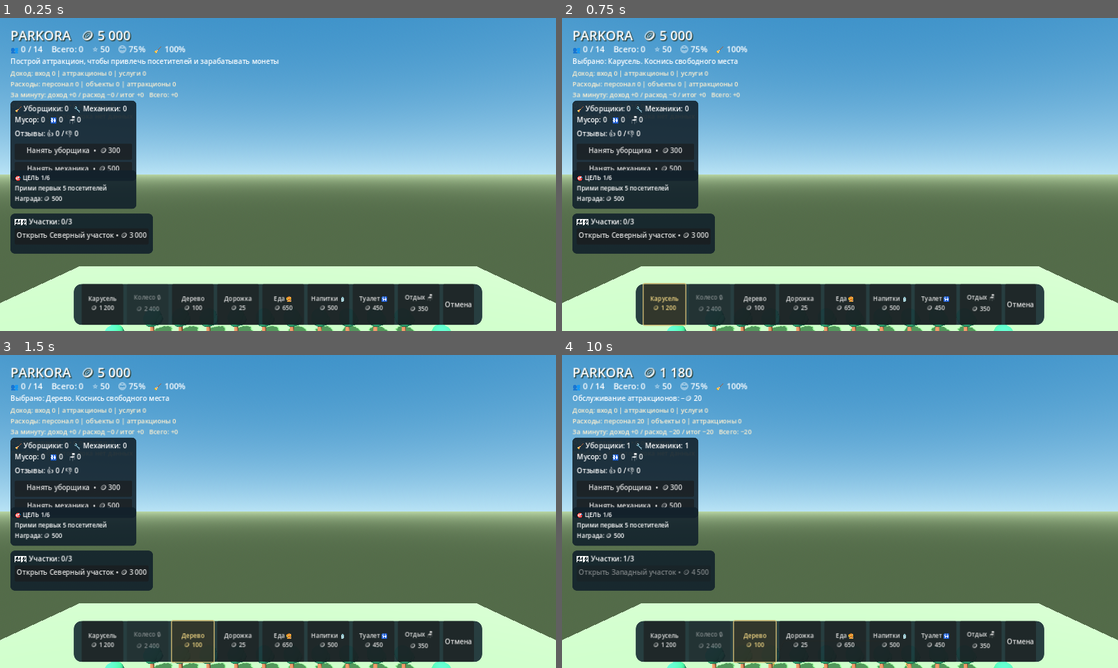
Above: before the commit, frames 1-4 (two rows, left to right).
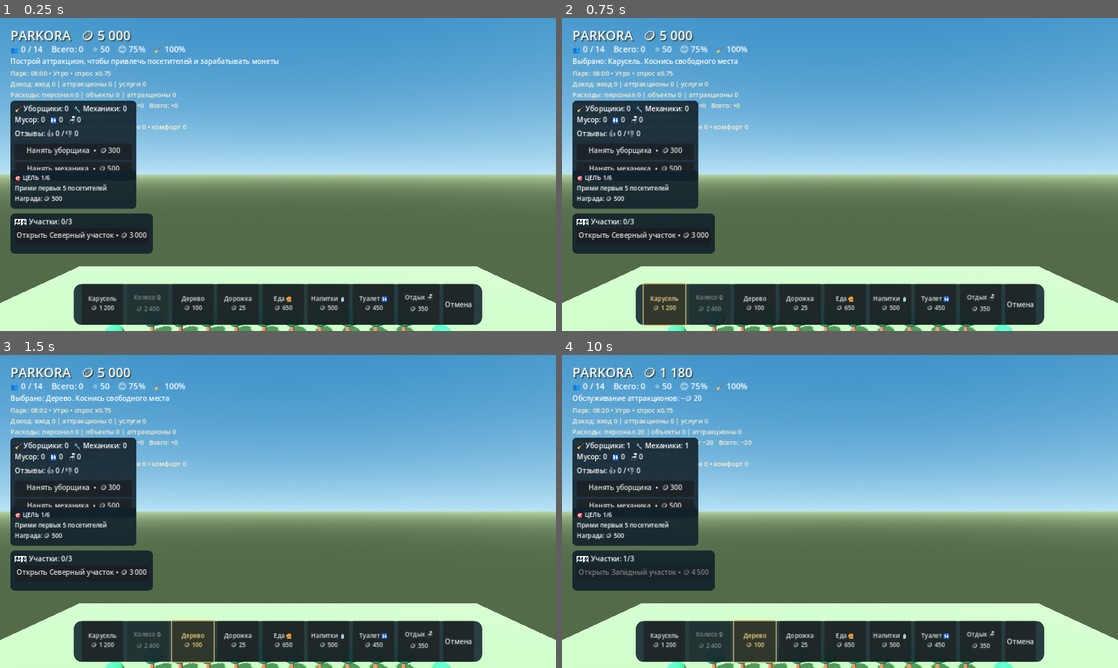
Above: after the commit, the same moments.

Repository: uchihabaha05-del/PARKORA
Game: Godot game, scene res://scenes/main.tscn
Same seed, same stepped clock (60 frames per second), same inputs: the game is played once before the commit and once after it.
Inputs:
- Up to frame 1 (0.25 s): no input
- Up to frame 2 (0.75 s): click "Карусель 🪙 1 200" at 0.5 s
- Up to frame 3 (1.5 s): click "Дерево 🪙 100" at 1.25 s
- Up to frame 4 (10 s): click "Дорожка 🪙 25" at 2 s; click "Еда 🍔 🪙 650" at 2.75 s; click "Напитки 🥤 🪙 500" at 3.5 s; click "Туалет 🚻 🪙 450" at 4.25 s; click "Отдых 🪑 🪙 350" at 5 s; click "Отмена" at 5.75 s; click "Нанять уборщика • 🪙 300" at 6.5 s; click "Нанять механика • 🪙 500" at 7.25 s; click "Открыть Северный участок • 🪙 …" at 8 s; click "Карусель 🪙 1 200" at 8.75 s; click "Дерево 🪙 100" at 9.5 s

The runs differ from the first frame. In frame 1, 0.9% of the frame differs, in the area x 1-34%, y 16-36%; in frame 2, 0.9%; in frame 3, 0.9%; in frame 4, 1.0%, in the area x 1-35%, y 16-36%.

Commit message:
Add visitor segments and time-based park demand

Diff:
--- a/scripts/main.gd
+++ b/scripts/main.gd
@@ -69,6 +69,8 @@
 var negative_reviews := 0
 var guest_satisfaction := 75.0
 var service_sequence := 0
+var park_clock_minutes := 480.0
+var park_clock_refresh := 0.0
 
 var grass_material: StandardMaterial3D
 var path_material: StandardMaterial3D
@@ -100,6 +102,7 @@
 
 
 func _process(delta: float) -> void:
+	_update_park_clock(delta)
 	_update_visitors(delta)
 	_animate_rides(delta)
 	_update_economy(delta)
@@ -1011,6 +1014,7 @@
 	reporting_timer = float(config.get_value("economy", "reporting_timer", 60.0))
 	objective_index = clampi(int(config.get_value("economy", "objective_index", 0)), 0, 6)
 	last_saved_unix = int(config.get_value("park", "last_saved_unix", 0))
+	park_clock_minutes = float(config.get_value("park", "park_clock_minutes", 480.0))
 	land_expansions = clampi(int(config.get_value("park", "land_expansions", 0)), 0, 3)
 	for zone_index in range(land_expansions):
 		_create_land_zone(zone_index)
@@ -1155,6 +1159,7 @@
 	var config := ConfigFile.new()
 	last_saved_unix = int(Time.get_unix_time_from_system())
 	config.set_value("park", "last_saved_unix", last_saved_unix)
+	config.set_value("park", "park_clock_minutes", park_clock_minutes)
 	config.set_value("park", "coins", coins)
 	config.set_value("park", "total_visitors", total_visitors)
 	config.set_value("park", "total_income", total_income)
@@ -1261,17 +1266,129 @@
 
 
 func _visitor_spawn_interval() -> float:
+	if not _is_park_open():
+		return 30.0
 	var reputation_factor := park_rating / 100.0
 	var cleanliness_factor := cleanliness / 100.0
 	var satisfaction_factor := guest_satisfaction / 100.0
-	return lerpf(7.0, 2.5, reputation_factor * cleanliness_factor * satisfaction_factor)
+	var quality_factor := reputation_factor * cleanliness_factor * satisfaction_factor
+	var price_factor := _park_price_attractiveness()
+	var demand_factor := _park_phase_multiplier() * price_factor
+	return clampf(lerpf(7.0, 2.5, quality_factor) / maxf(0.5, demand_factor), 1.8, 30.0)
+
+
+func _update_park_clock(delta: float) -> void:
+	# One complete in-game day lasts 12 real minutes.
+	park_clock_minutes = fposmod(park_clock_minutes + delta * 2.0, 1440.0)
+	park_clock_refresh -= delta
+	if park_clock_refresh <= 0.0:
+		park_clock_refresh = 1.0
+		_update_hud()
+
+
+func _is_park_open() -> bool:
+	var hour := int(floor(park_clock_minutes / 60.0))
+	return hour >= 8 and hour < 22
+
+
+func _park_phase_multiplier() -> float:
+	var hour := int(floor(park_clock_minutes / 60.0))
+	if hour >= 11 and hour < 14:
+		return 1.3
+	if hour >= 17 and hour < 20:
+		return 1.4
+	if hour >= 8 and hour < 10:
+		return 0.75
+	if hour >= 20 and hour < 22:
+		return 0.7
+	if hour >= 14 and hour < 17:
+		return 0.95
+	return 0.0
+
+
+func _park_phase_label() -> String:
+	var hour := int(floor(park_clock_minutes / 60.0))
+	if hour >= 22 or hour < 8:
+		return "Закрыто"
+	if hour >= 11 and hour < 14:
+		return "Час пик"
+	if hour >= 17 and hour < 20:
+		return "Вечерний пик"
+	if hour < 10:
+		return "Утро"
+	if hour >= 20:
+		return "Поздний вечер"
+	return "Обычная загрузка"
+
+
+func _park_clock_text() -> String:
+	var hour := int(floor(park_clock_minutes / 60.0))
+	var minute := int(floor(fposmod(park_clock_minutes, 60.0)))
+	return ("%02d" % hour) + ":" + ("%02d" % minute)
+
+
+func _park_price_attractiveness() -> float:
+	if rides.is_empty():
+		return 1.0
+	var total_price := 0.0
+	for ride in rides:
+		total_price += float(ride.get("ticket_price", RIDE_TICKET_PRICE))
+	var average_price := total_price / float(rides.size())
+	return clampf(1.0 - (average_price - 35.0) * 0.008, 0.65, 1.15)
+
+
+func _roll_visitor_profile() -> Dictionary:
+	var roll := randi_range(0, 99)
+	if roll < 35:
+		return {"type": "family", "label": "Семья", "willingness": randi_range(38, 68), "patience": 58.0, "queue_sensitivity": 0.85}
+	if roll < 60:
+		return {"type": "thrill", "label": "Любитель острых ощущений", "willingness": randi_range(42, 78), "patience": 48.0, "queue_sensitivity": 0.9}
+	if roll < 85:
+		return {"type": "budget", "label": "Экономный", "willingness": randi_range(20, 48), "patience": 42.0, "queue_sensitivity": 1.15}
+	return {"type": "comfort", "label": "Ценитель комфорта", "willingness": randi_range(35, 65), "patience": 62.0, "queue_sensitivity": 0.75}
+
+
+func _visitor_ride_preference(visitor_type: String, ride_kind: String) -> float:
+	match visitor_type:
+		"family":
+			return 7.0 if ride_kind == "carousel" else 1.0
+		"thrill":
+			return 8.0 if ride_kind == "ferris" else -2.0
+		"budget":
+			return 3.0 if ride_kind == "carousel" else 0.0
+		"comfort":
+			return 5.0 if ride_kind == "ferris" else 2.0
+	return 0.0
+
+
+func _visitor_service_preference(visitor_type: String, service_kind: String) -> float:
+	match visitor_type:
+		"family":
+			if service_kind == "food":
+				return 8.0
+			if service_kind == "toilet":
+				return 5.0
+			return 1.0
+		"thrill":
+			return 5.0 if service_kind == "drink" else 2.0
+		"budget":
+			return 3.0 if service_kind in ["food", "drink"] else 1.0
+		"comfort":
+			if service_kind == "rest":
+				return 9.0
+			if service_kind == "toilet":
+				return 5.0
+			return 2.0
+	return 0.0
 
 
 func _spawn_visitor() -> void:
-	if visitors.size() >= MAX_VISITORS or rides.is_empty():
-		return
-	var willingness_to_pay := randi_range(25, 65)
-	var target_index := _find_best_ride(willingness_to_pay)
+	if not _is_park_open() or visitors.size() >= MAX_VISITORS or rides.is_empty():
+		return
+	var profile := _roll_visitor_profile()
+	var willingness_to_pay := int(profile["willingness"])
+	var visitor_type := str(profile["type"])
+	var target_index := _find_best_ride(willingness_to_pay, visitor_type)
 	if target_index < 0:
 		return
 	var person := Node3D.new()
@@ -1292,7 +1409,7 @@
 		return
 	var chosen_ride_price := int(rides[target_index].get("ticket_price", RIDE_TICKET_PRICE))
 	var ride_price_satisfaction := _ride_price_value_score(chosen_ride_price, willingness_to_pay)
-	visitors.append({"node": person, "person_id": person.get_in …(76 unchanged characters)… e_index": queue.size() - 1, "patience": 45.0, "state": "walking", "wait": 0.0, "ride_index": target_index, "hunger": randf_range(15.0, 35.0), "thirst": randf_range(20.0, 40.0), "hygiene": randf_range(25.0, 45.0), "rest": randf_range(25.0, 45.0), "shop_index": -1, "facility_index": -1, "service_done": false, "willingness_to_pay": willingness_to_pay, "ride_price_satisfaction": ride_price_ …(83 unchanged characters)…
+	visitors.append({"node": person, "person_id": person.get_in …(76 unchanged characters)… e_index": queue.size() - 1, "patience": float(profile["patience"]), "state": "walking", "wait": 0.0, "ride_index": target_index, "hunger": randf_range(15.0, 35.0), "thirst": randf_range(20.0, 40.0), "hygiene": randf_range(25.0, 45.0), "rest": randf_range(25.0, 45.0), "shop_index": -1, "facility_index": -1, "service_done": false, "willingness_to_pay": willingness_to_pay, "visitor_type": visitor_type, "visitor_label": str(profile["label"]), "queue_sensitivity": float(profile["queue_sensitivity"]), "ride_price_satisfaction": ride_price_ …(83 unchanged characters)…
 	coins += ENTRY_TICKET_PRICE
 	total_visitors += 1
 	total_income += ENTRY_TICKET_PRICE
@@ -1367,7 +1484,7 @@
 	return maxi(1, floori(3600.0 / duration))
 
 
-func _find_best_ride(willingness_to_pay: int) -> int:
+func _find_best_ride(willingness_to_pay: int, visitor_type: String = "") -> int:
 	var best_index := -1
 	var best_load := INF
 	for i in range(rides.size()):
@@ -1387,7 +1504,8 @@
 		var estimated_wait := float(queue.size()) * effective_duration
 		var price_score := _ride_price_value_score(ticket_price, willingness_to_pay)
 		var condition_penalty := (100.0 - condition) * 0.025
-		var load := estimated_wait + (100.0 - price_score) * 0.12 + condition_penalty
+		var preference_bonus := _visitor_ride_preference(visitor_type, str(ride.get("kind", "")))
+		var load := estimated_wait + (100.0 - price_score) * 0.12 + condition_penalty - preference_bonus
 		if load < best_load:
 			best_load = load
 			best_index = i
@@ -1461,7 +1579,8 @@
 			if queue_index < 0:
 				continue
 			visitor["patience"] -= delta
-			visitor["satisfaction"] = maxf(0.0, float(visitor.get("satisfaction", 80.0)) - delta * 0.45)
+			var queue_sensitivity := float(visitor.get("queue_sensitivity", 1.0))
+			visitor["satisfaction"] = maxf(0.0, float(visitor.get("satisfaction", 80.0)) - delta * 0.45 * queue_sensitivity)
 			if visitor["patience"] <= 0.0:
 				_remove_visitor_from_queue(ride_index, person_id)
 				visitor["state"] = "leaving"
@@ -1714,7 +1833,8 @@
 		var candidate_route := _find_path(person.position, shop_position + Vector3(0, 0, 2.0))
 		if candidate_route.is_empty():
 			continue
-		var score := need_level - person.position.distance_to(shop_position) * 0.5 - float(shop_load) * 12.0
+		var preference := _visitor_service_preference(str(visitor.get("visitor_type", "")), shop_kind)
+		var score := need_level - person.position.distance_to(shop_position) * 0.5 - float(shop_load) * 12.0 + preference
 		if score > best_score:
 			best_score = score
 			best_kind = shop_kind
@@ -1733,7 +1853,8 @@
 		var facility_candidate_route := _find_path(person.position, facility_position + Vector3(0, 0, 2.0))
 		if facility_candidate_route.is_empty():
 			continue
-		var facility_score := facility_need_level - person.position.distance_to(facility_position) * 0.5 - float(facility_load) * 12.0
+		var facility_preference := _visitor_service_preference(str(visitor.get("visitor_type", "")), facility_kind)
+		var facility_score := facility_need_level - person.position.distance_to(facility_position) * 0.5 - float(facility_load) * 12.0 + facility_preference
 		if facility_score > best_score:
 			best_score = facility_score
 			best_kind = facility_kind
@@ -1864,7 +1985,7 @@
 	if economy_label != null:
 		var lifetime_profit := total_income - total_expenses
 		var period_profit := period_income - period_expenses
-		economy_label.text = "Доход: вход " + _format_number(admission_income) + " | аттракционы " + _format_number(ride_income) + " | услуги " + _format_number(service_income) + "\nРасходы: персонал " + _format_number(staff_expenses) + " | объекты " + _format_number(facility_expenses) + " | аттракционы " + _format_number(ride_maintenance_expenses) + "\nЗа минуту: доход +" + _format_number(period_income) + " / расход −" + _format_number(period_expenses) + " / итог " + ("+" if period_profit >= 0 else "−") + _format_number(absi(period_profit)) + "   Всего: " + ("+" if lifetime_profit >= 0 else "−") + _format_number(absi(lifetime_profit)) + "\n" + _service_queue_summary() + "\n" + _service_object_report()
+		economy_label.text = "Парк: " + _park_clock_text() + " • " + _park_phase_label() + " • спрос x" + ("%.2f" % (_park_phase_multiplier() * _park_price_attractiveness())) + "\nДоход: вход " + _format_number(admission_income) + " | аттракционы " + _format_number(ride_income) + " | услуги " + _format_number(service_income) + "\nРасходы: персонал " + _format_number(staff_expenses) + " | объекты " + _format_number(facility_expenses) + " | аттракционы " + _format_number(ride_maintenance_expenses) + "\nЗа минуту: доход +" + _format_number(period_income) + " / расход −" + _format_number(period_expenses) + " / итог " + ("+" if period_profit >= 0 else "−") + _format_number(absi(period_profit)) + "   Всего: " + ("+" if lifetime_profit >= 0 else "−") + _format_number(absi(lifetime_profit)) + "\n" + _service_queue_summary() + "\n" + _visitor_profile_summary() + "\n" + _service_object_report()
 
 
 func _sync_service_object_save(kind: String, position: Vector3, data: Dictionary) -> void:
@@ -1876,6 +1997,24 @@
 			saved["expenses"] = int(data.get("expenses", 0))
 			built_objects[i] = saved
 			return
+
+
+func _visitor_profile_summary() -> String:
+	var family_count := 0
+	var thrill_count := 0
+	var budget_count := 0
+	var comfort_count := 0
+	for visitor in visitors:
+		match str(visitor.get("visitor_type", "")):
+			"family":
+				family_count += 1
+			"thrill":
+				thrill_count += 1
+			"budget":
+				budget_count += 1
+			"comfort":
+				comfort_count += 1
+	return "Гости: семьи " + str(family_count) + " • экстрим " + str(thrill_count) + " • экономные " + str(budget_count) + " • комфорт " + str(comfort_count)
 
 
 func _service_queue_summary() -> String:
Not shown, changed: GAME_DESIGN.md
